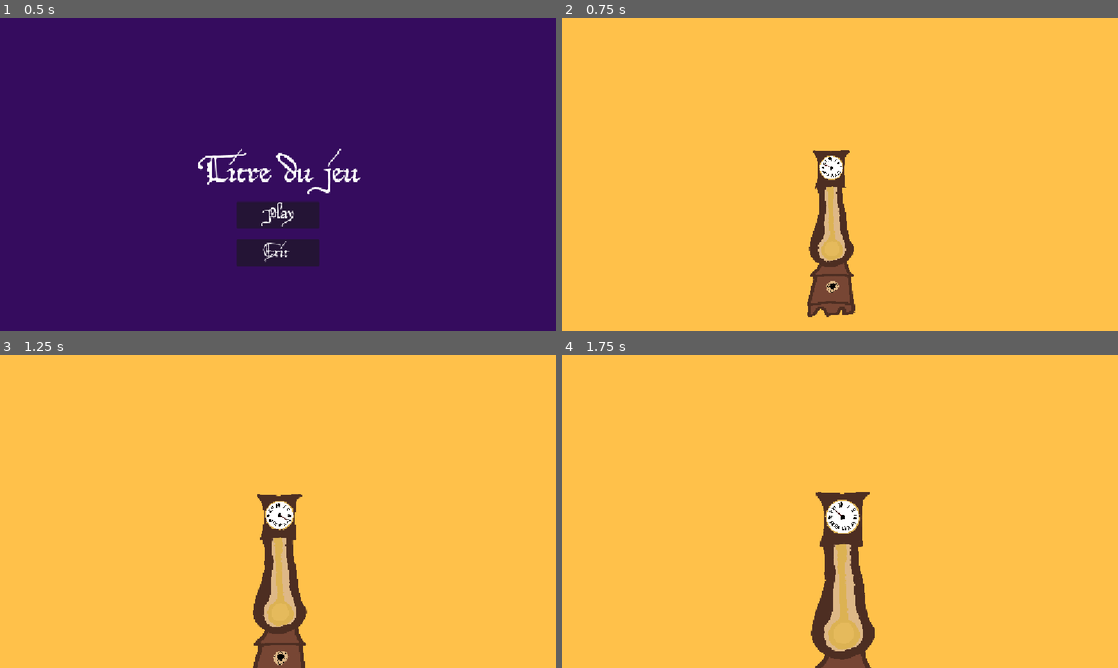
Above: before the commit, frames 1-4 (two rows, left to right).
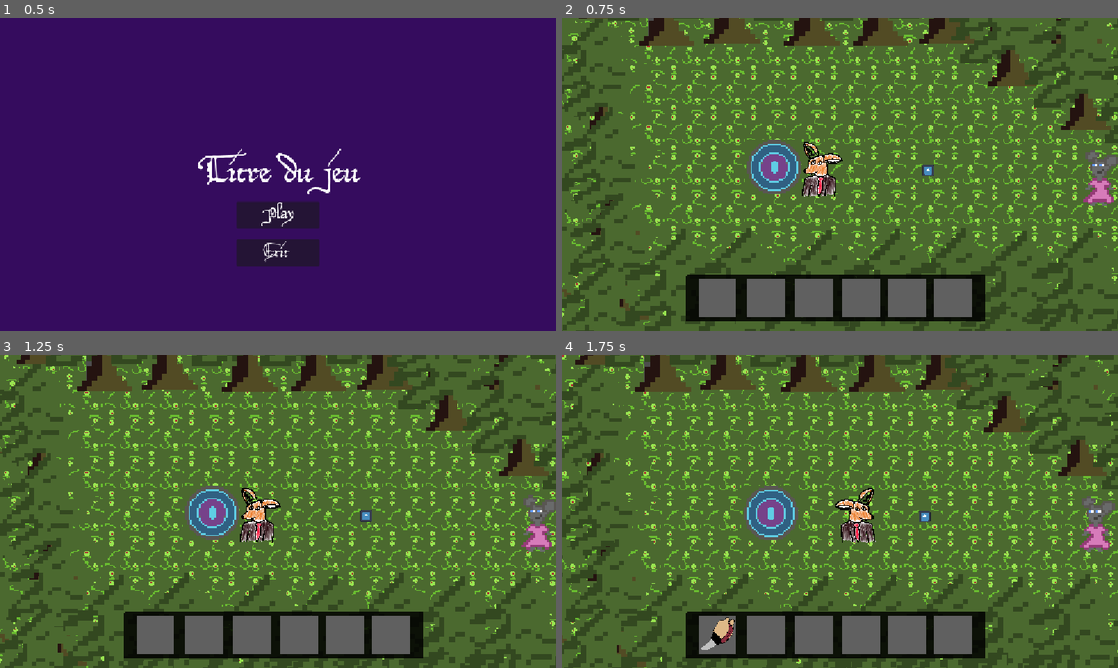
Above: after the commit, the same moments.

Repository: ygrecky/GameJam1
Game: Godot game, scene res://scenes/game_controller.tscn
Same seed, same stepped clock (60 frames per second), same inputs: the game is played once before the commit and once after it. The engine's default icon, where the game draws it, is replaced by a stand-in: a white triangle on a blue panel in a dark square.
Inputs (mouse positions are in pixels of both pictures, inside the frame that each line leads up to):
- Up to frame 1 (0.5 s): no input
- Up to frame 2 (0.75 s): click (840, 215) at 0.5 s
- Up to frame 3 (1.25 s): no input
- Up to frame 4 (1.75 s): hold Right (right) from 1.28 s (still down); hold 1 (Slot 1) from 1.28 s (still down)

Frame 1 is identical in both runs. In frame 2, 100% of the frame differs, in the area x 0-100%, y 0-100%; in frame 3, 100%; in frame 4, 100%.

Commit message:
horloge restart zoom

Diff:
--- a/scripts/aiguille_horloge.gd
+++ b/scripts/aiguille_horloge.gd
@@ -12,7 +12,7 @@
 
 # Called every frame. 'delta' is the elapsed time since the previous frame.
 func _process(delta: float) -> void:
-	if not Global.inMenu:
+	if not Global.inMenu and false:
 		Global.resart_boucle.visible = true
 		Global.player.isTalking = true
 		Global.player.position = aiguille.position
Not shown, added: assets/Personnages/New perso/bichette.png.import
Not shown, added: assets/Personnages/New perso/cerf.png.import
Not shown, added: assets/Personnages/New perso/chat.png.import
Not shown, added: assets/Personnages/New perso/chien.png.import
Not shown, added: assets/Personnages/New perso/ours.png.import
Not shown, added: assets/Personnages/New perso/panda.png.import
Not shown, added: assets/Personnages/New perso/renard1.png.import
Not shown, added: assets/Personnages/New perso/souris.png.import
Not shown, added: assets/Personnages/New perso/tortue.png.import
